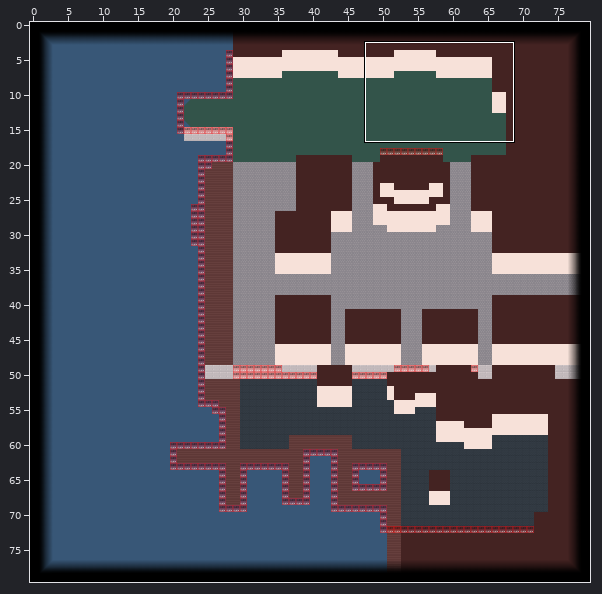
Two versions of a level (Tiled map (JSON), office.tmj). Above: a wide view before the commit, with the close-up outlined.
Close-up. The starting point:
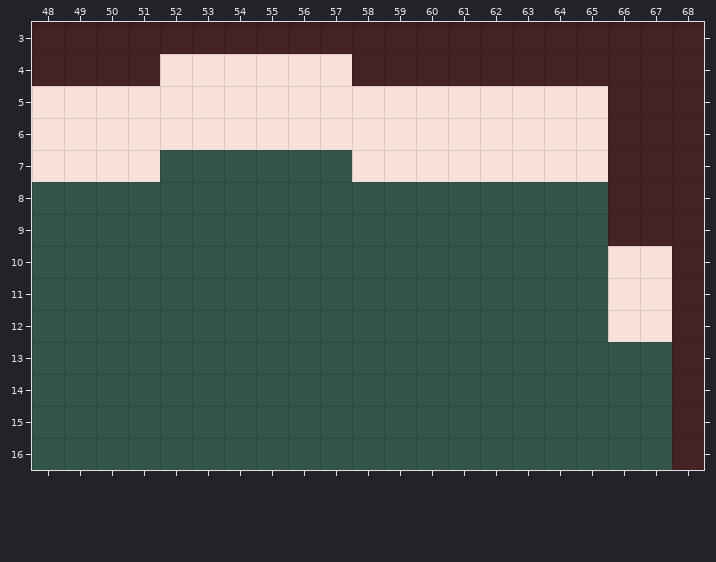
Cells are 32x32 px. Shown: x 48..68, y 3..16. The commit also changed other parts of the map, which this record leaves out.
Now the later version:
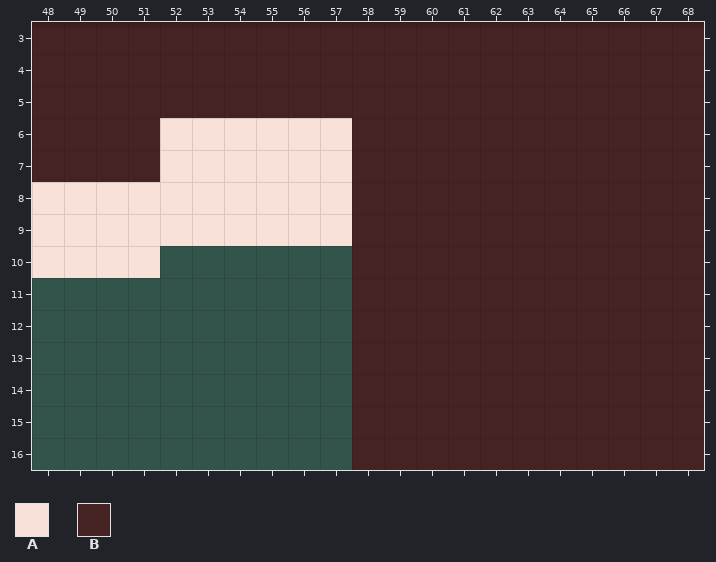
Key: from "ShipsLandingTilesheet": A 148, B 149.
_ is an empty cell, . an unchanged one.
The edit:
--- layer "Buildings/BuildingWalls"
@@ x 48..67 @@
- 4 ....AAAAAA..........
- 5 AAAAAAAAAAAAAAAAAA..
- 6 AAAA......AAAAAAAA..
- 7 AAAA______AAAAAAAA..
- 8 __________..........
- 9 __________..........
-10 ____..............AA
-11 ..................AA
-12 ..................AA
+ 4 ....______..........
+ 5 __________________..
+ 6 ____......________..
+ 7 ____AAAAAA________..
+ 8 AAAAAAAAAA..........
+ 9 AAAAAAAAAA..........
+10 AAAA..............__
+11 ..................__
+12 ..................__
--- layer "Buildings/BuildingRoofBase"
@@ x 48..67 @@
- 4 ....______..........
- 5 __________________..
- 6 ____......________..
- 7 ____......________..
- 8 ..........________..
- 9 ..........________..
-10 ..........__________
-11 ..........__________
-12 ..........__________
-13 ..........__________
-14 ..........__________
-15 ..........__________
-16 ..........__________
+ 4 ....BBBBBB..........
+ 5 BBBBBBBBBBBBBBBBBB..
+ 6 BBBB......BBBBBBBB..
+ 7 BBBB......BBBBBBBB..
+ 8 ..........BBBBBBBB..
+ 9 ..........BBBBBBBB..
+10 ..........BBBBBBBBBB
+11 ..........BBBBBBBBBB
+12 ..........BBBBBBBBBB
+13 ..........BBBBBBBBBB
+14 ..........BBBBBBBBBB
+15 ..........BBBBBBBBBB
+16 ..........BBBBBBBBBB
